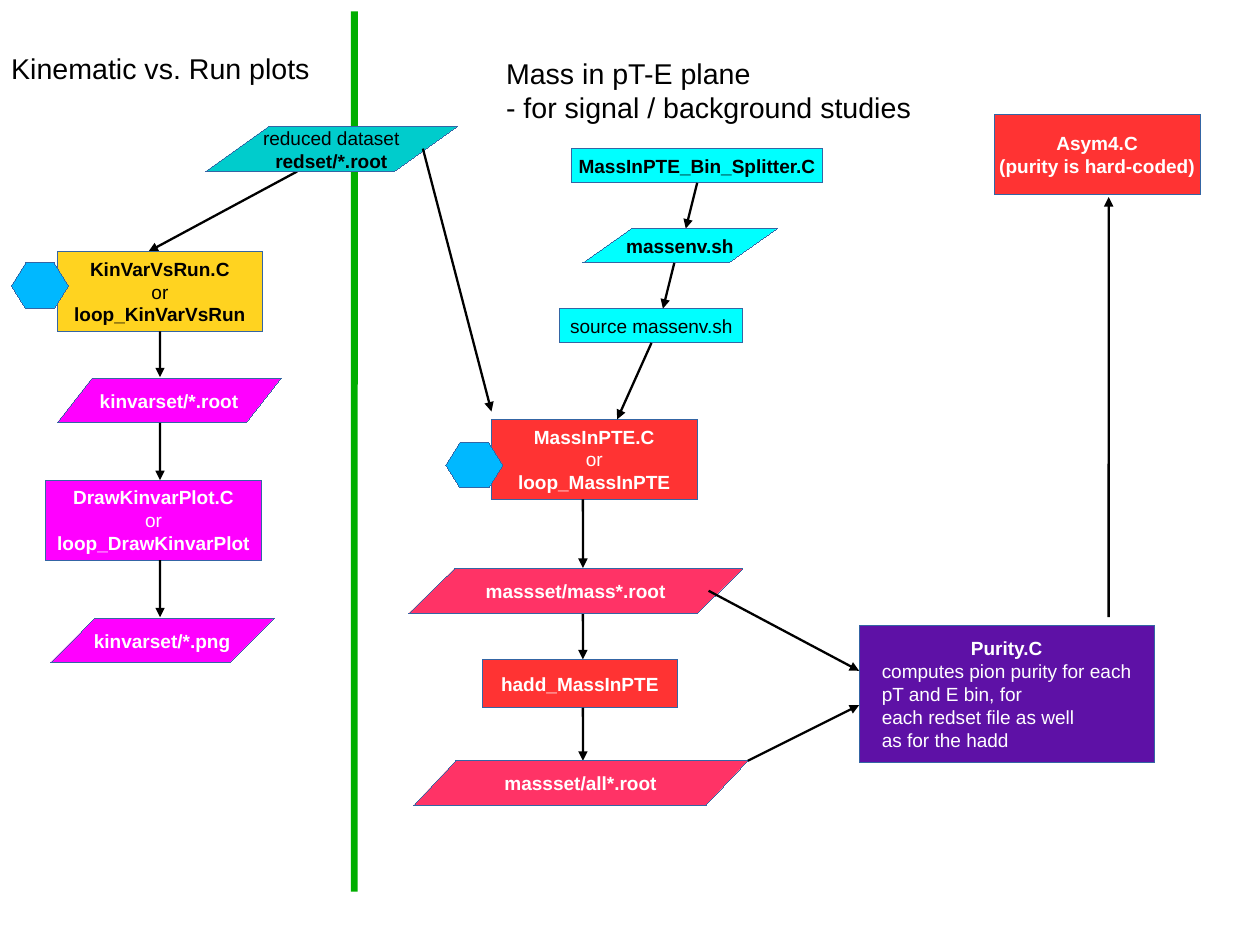
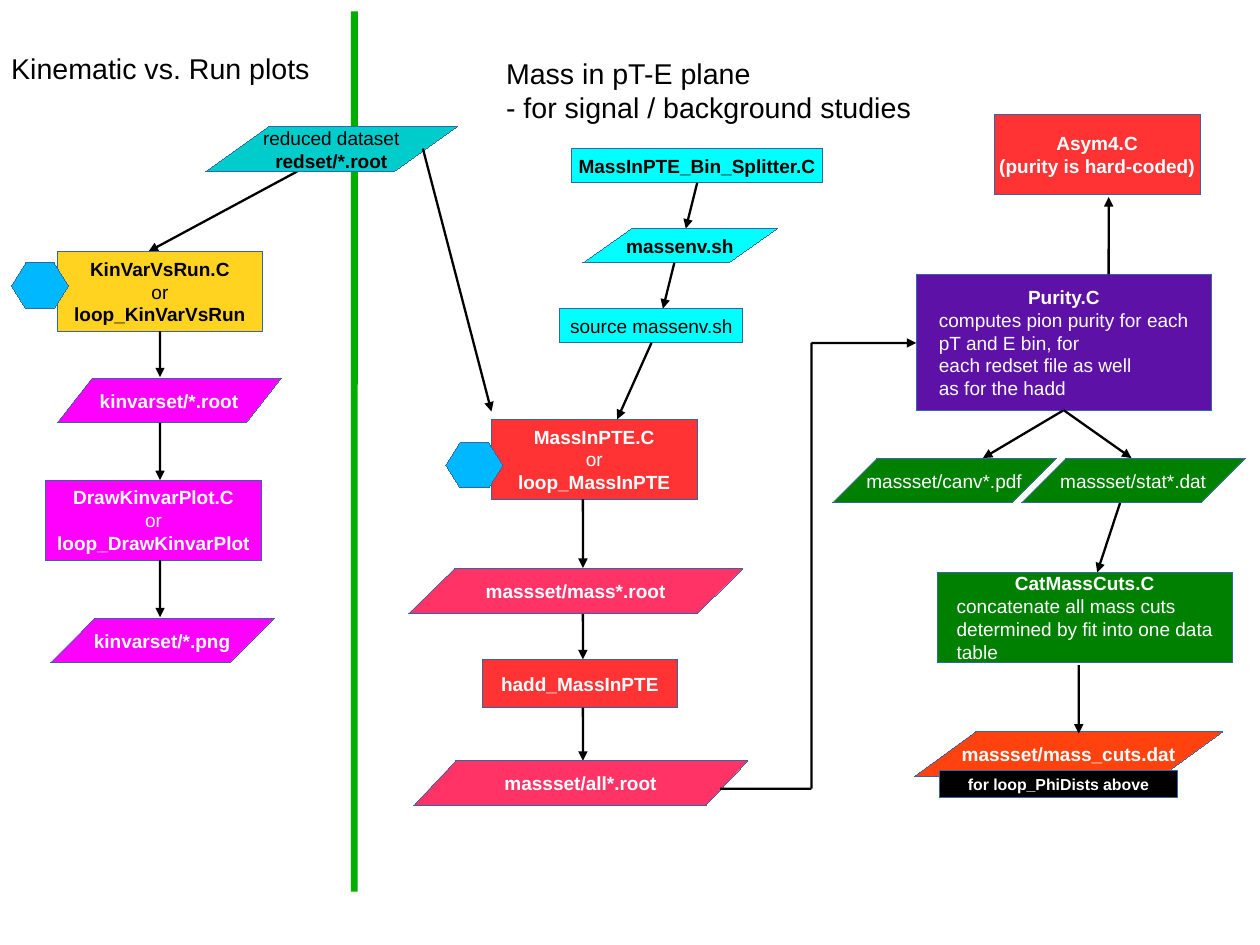
Before and after one commit to c-dilks/spinlong, a slide deck: slide 3 of doc_diagram.odp. Drawn at 1260x945 pixels with LibreOffice and Linux fonts; fonts in the diff are those of the drawing. Boxes give left, top, right and bottom in pixels: in the first picture for what was removed or moved away, otherwise in the second. Text is boxed around its words. In the diff, an @@ line names an element or a change of style, - is before the commit and + after.

Commit message:
deprecated MassCuter.C; moved mass cuts tables to MassInPTE sector

```diff
--- a/doc_diagram.odp
+++ b/doc_diagram.odp
@@ arrow moved from (748, 761) - (860, 705) to (1109, 274) - (1109, 197) @@
@@ parallelogram "Purity.C": place and size @@
-parallelogram "Purity.C" at bbox=[860, 627, 1155, 763]
+parallelogram "Purity.C" at bbox=[917, 274, 1212, 410]
@@ arrow moved from (709, 591) - (860, 671) to (812, 343) - (917, 343) @@
@@ line added from (812, 789) to (812, 343), #000000 1.45 pt @@
@@ arrow added from (1063, 410) to (983, 458), #000000 1.45 pt @@
@@ arrow moved from (1109, 617) - (1109, 197) to (1064, 410) - (1132, 458) @@
@@ parallelogram added at bbox=[832, 458, 1056, 503], fill #008000, outline #3465A4 0 pt, 12 pt, text #FFFFFF @@
+massset/canv*.pdf
@@ parallelogram added at bbox=[1022, 458, 1246, 503], fill #008000, outline #3465A4 0 pt, 12 pt, text #FFFFFF @@
+massset/stat*.dat
@@ arrow added from (1121, 503) to (1098, 573), #000000 1.45 pt @@
@@ parallelogram added at bbox=[938, 573, 1233, 663], fill #008000, outline #3465A4 0 pt, 12 pt, text #FFFFFF @@
+CatMassCuts.C
+concatenate all mass cuts
+determined by fit into one data
+table
@@ arrow added from (1079, 665) to (1079, 734), #000000 1.45 pt @@
@@ parallelogram added at bbox=[915, 732, 1223, 776], fill #FF420E, outline #3465A4 0 pt, 12 pt, text #FFFFFF, bold @@
+massset/mass_cuts.dat
@@ rectangle added at bbox=[940, 771, 1178, 798], fill #000000, outline #3465A4 0 pt, 10 pt, text #FFFFFF, bold @@
+for loop_PhiDists above
@@ line added from (720, 789) to (812, 789), #000000 1.45 pt @@
```
Also in this commit, not shown: 2 other slides changed, 14 other files.
